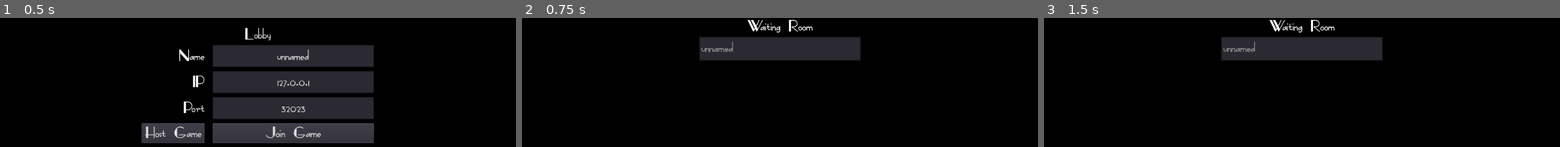
Above: before the commit, frames 1-3 (left to right).
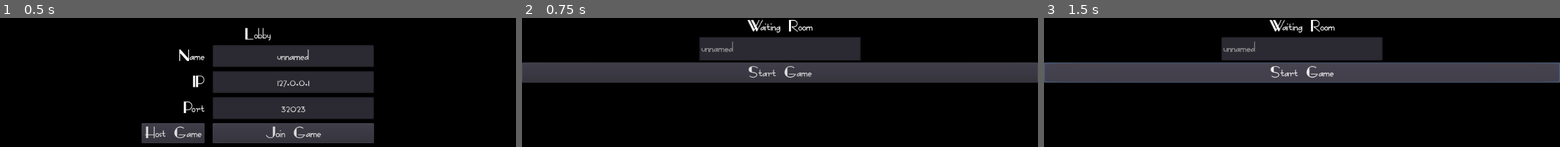
Above: after the commit, the same moments.

Repository: mc-carthy/gdGetaway
Game: Godot game, scene res://Lobby/Lobby.tscn
The game is run twice, just before and just after one commit, with the same random seed, the same clock (stepped at 60 frames per second) and the same inputs.
Inputs (mouse positions are in pixels of both pictures, inside the frame that each line leads up to):
- Up to frame 1 (0.5 s): no input
- Up to frame 2 (0.75 s): click "Host Game" at 0.5 s
- Up to frame 3 (1.5 s): click (1302, 72) at 1.25 s, where only the run after the commit has a clickable "Start Game"

Frame 1 is identical in both runs. In frame 2, 16% of the frame differs, in the area x 0-100%, y 34-51%; in frame 3, 16%, in the area x 0-100%, y 14-51%.

Commit message:
Allow multiple players to join a game

Diff:
--- a/Lobby/Lobby.gd
+++ b/Lobby/Lobby.gd
@@ -12,6 +12,7 @@
 func _on_HostButton_pressed() -> void:
 	Network.selected_port = int(portTextBox.text)
 	Network.create_server()
+	get_tree().call_group('HostOnly', 'show')
 	create_waiting_room()
 
 func _on_JoinButton_pressed() -> void:
@@ -28,3 +29,7 @@
 func create_waiting_room() -> void:
 	$WaitingRoom.popup_centered()
 	$WaitingRoom.refresh_players(Network.players)
+
+
+func _on_ReadyButton_pressed() -> void:
+	Network.start_game()
--- a/Lobby/Lobby.tscn
+++ b/Lobby/Lobby.tscn
@@ -112,6 +112,20 @@
 [node name="WaitingRoom" parent="." groups=[
 "waiting_room",
 ] instance=ExtResource( 1 )]
+
+[node name="Label" parent="WaitingRoom/VBoxContainer" index="0"]
+margin_bottom = 34.0
+
+[node name="CenterContainer" parent="WaitingRoom/VBoxContainer" index="1"]
+margin_top = 38.0
+margin_bottom = 123.0
+
+[node name="ItemList" parent="WaitingRoom/VBoxContainer/CenterContainer" index="0"]
+margin_bottom = 85.0
+items = [ "Player 1", null, false, "Player 2", null, false ]
 [connection signal="text_changed" from="VBoxContainer/CenterContainer/GridContainer/NameTextBox" to="." method="_on_NameTextBox_text_changed"]
 [connection signal="pressed" from="VBoxContainer/CenterContainer/GridContainer/HostButton" to="." method="_on_HostButton_pressed"]
 [connection signal="pressed" from="VBoxContainer/CenterContainer/GridContainer/JoinButton" to="." method="_on_JoinButton_pressed"]
+[connection signal="pressed" from="WaitingRoom/VBoxContainer/ReadyButton" to="." method="_on_ReadyButton_pressed"]
+
+[editable path="WaitingRoom"]
--- a/Lobby/WaitingRoom.tscn
+++ b/Lobby/WaitingRoom.tscn
@@ -47,9 +47,17 @@
 
 [node name="ItemList" type="ItemList" parent="VBoxContainer/CenterContainer"]
 margin_left = 352.0
-margin_top = 22.0
 margin_right = 672.0
-margin_bottom = 22.0
+margin_bottom = 45.0
 rect_min_size = Vector2( 320, 0 )
 items = [ "Player 1", null, false, "Player 2", null, false ]
 auto_height = true
+
+[node name="ReadyButton" type="Button" parent="VBoxContainer" groups=[
+"HostOnly",
+]]
+visible = false
+margin_top = 67.0
+margin_right = 1024.0
+margin_bottom = 87.0
+text = "Start Game"
--- a/Networking/Network.gd
+++ b/Networking/Network.gd
@@ -51,10 +51,17 @@
 		rset('players', players)
 		rpc('update_waiting_room')
 
-func _on_player_connected(id: int):
+func _on_player_connected(id: int) -> void:
 	if not _is_server():
 		print(str(id) + ' has connected.')
 
 
-sync func update_waiting_room():
+sync func update_waiting_room() -> void:
 	get_tree().call_group('waiting_room', 'refresh_players', players)
+
+func start_game() -> void:
+	rpc('load_world')
+
+sync func load_world() -> void:
+	# TODO: Replace with node ref
+	get_tree().change_scene('res://World/World.tscn')
--- a/Player/Player.tscn
+++ b/Player/Player.tscn
@@ -31,11 +31,10 @@
 [node name="WheelFL" type="VehicleWheel" parent="."]
 transform = Transform( 1, 0, 0, 0, 1, 0, 0, 0, 1, 1, 0.11543, 1.1 )
 engine_force = 4.57818e-41
-use_as_traction = true
 use_as_steering = true
 wheel_roll_influence = 0.05
 wheel_rest_length = 0.4
-wheel_friction_slip = 10.0
+wheel_friction_slip = 5.0
 suspension_travel = 0.4
 suspension_stiffness = 15.0
 suspension_max_force = 750.0
@@ -50,7 +49,6 @@
 [node name="WheelFR" type="VehicleWheel" parent="."]
 transform = Transform( 1, 0, 0, 0, 1, 0, 0, 0, 1, -1, 0.11543, 1.1 )
 engine_force = 4.57818e-41
-use_as_traction = true
 use_as_steering = true
 wheel_roll_influence = 0.05
 wheel_rest_length = 0.4
@@ -69,6 +67,7 @@
 [node name="WheelRL" type="VehicleWheel" parent="."]
 transform = Transform( 1, 0, 0, 0, 1, 0, 0, 0, 1, 1, 0.11543, -1.1 )
 engine_force = 4.57818e-41
+use_as_traction = true
 wheel_roll_influence = 0.05
 wheel_rest_length = 0.4
 wheel_friction_slip = 3.0
@@ -86,6 +85,7 @@
 [node name="WheelRR" type="VehicleWheel" parent="."]
 transform = Transform( 1, 0, 0, 0, 1, 0, 0, 0, 1, -1, 0.11543, -1.1 )
 engine_force = 4.57818e-41
+use_as_traction = true
 wheel_roll_influence = 0.05
 wheel_rest_length = 0.4
 wheel_friction_slip = 3.0
--- /dev/null
+++ b/World/World.gd
@@ -0,0 +1,17 @@
+extends Spatial
+
+func _ready() -> void:
+	spawn_local_player()
+	rpc('spawn_remote_player', Network.local_player_id)
+
+func spawn_local_player() -> void:
+	# TODO: Make player class name to enable auto-complete
+	# TODO: Use scene path instead of string ref
+	var new_player = preload('res://Player/Player.tscn').instance()
+	new_player.name = str(Network.local_player_id)
+	$Players.add_child(new_player)
+
+remote func spawn_remote_player(id: int) -> void:
+	var new_player = preload('res://Player/Player.tscn').instance()
+	new_player.name = str(id)
+	$Players.add_child(new_player)
--- a/World/World.tscn
+++ b/World/World.tscn
@@ -1,11 +1,12 @@
 [gd_scene load_steps=3 format=2]
 
-[ext_resource path="res://Player/Player.tscn" type="PackedScene" id=1]
+[ext_resource path="res://World/World.gd" type="Script" id=1]
 
 [sub_resource type="SpatialMaterial" id=1]
 albedo_color = Color( 0, 0, 0, 1 )
 
 [node name="World" type="Spatial"]
+script = ExtResource( 1 )
 
 [node name="Floor" type="CSGBox" parent="."]
 use_collision = true
@@ -37,7 +38,7 @@
 depth = 1.0
 
 [node name="Block1" type="CSGBox" parent="Floor"]
-transform = Transform( 1, 0, 0, 0, 1, 0, 0, 0, 1, 0, 4, 0 )
+transform = Transform( 1, 0, 0, 0, 1, 0, 0, 0, 1, -19, 4, 0 )
 width = 4.0
 height = 6.0
 depth = 4.0
@@ -176,9 +177,7 @@
 depth = 4.0
 material = SubResource( 1 )
 
-[node name="Player" parent="." instance=ExtResource( 1 )]
-transform = Transform( 1, 0, 0, 0, 1, 0, 0, 0, 1, 0, 1.6902, 10.1881 )
-mass = 122.449
-
 [node name="DirectionalLight" type="DirectionalLight" parent="."]
 transform = Transform( 0.707107, 0, -0.707107, -0.612373, 0.5, -0.612373, 0.353553, 0.866025, 0.353553, 0, 7, 0 )
+
+[node name="Players" type="Node" parent="."]
